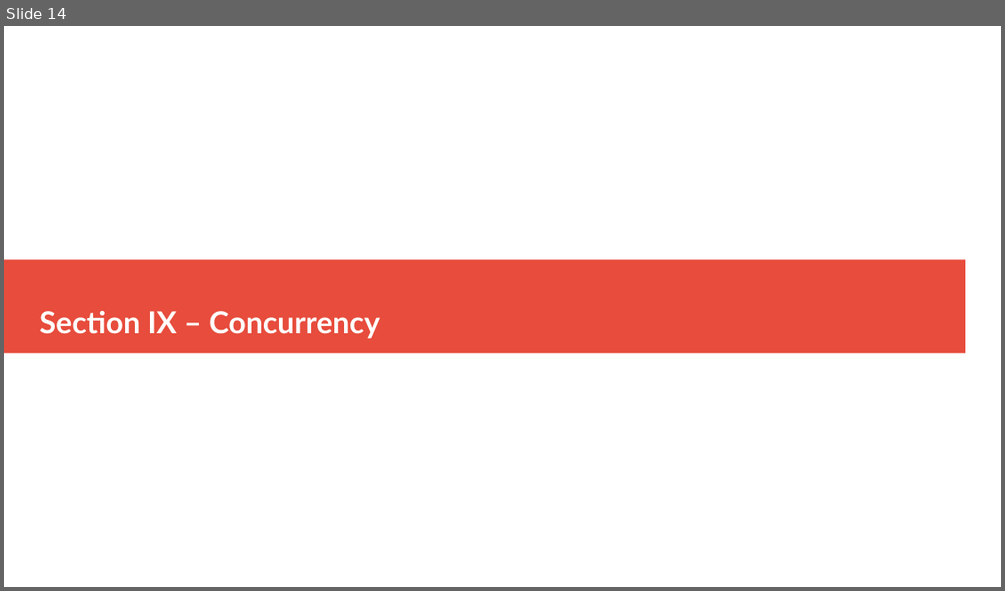
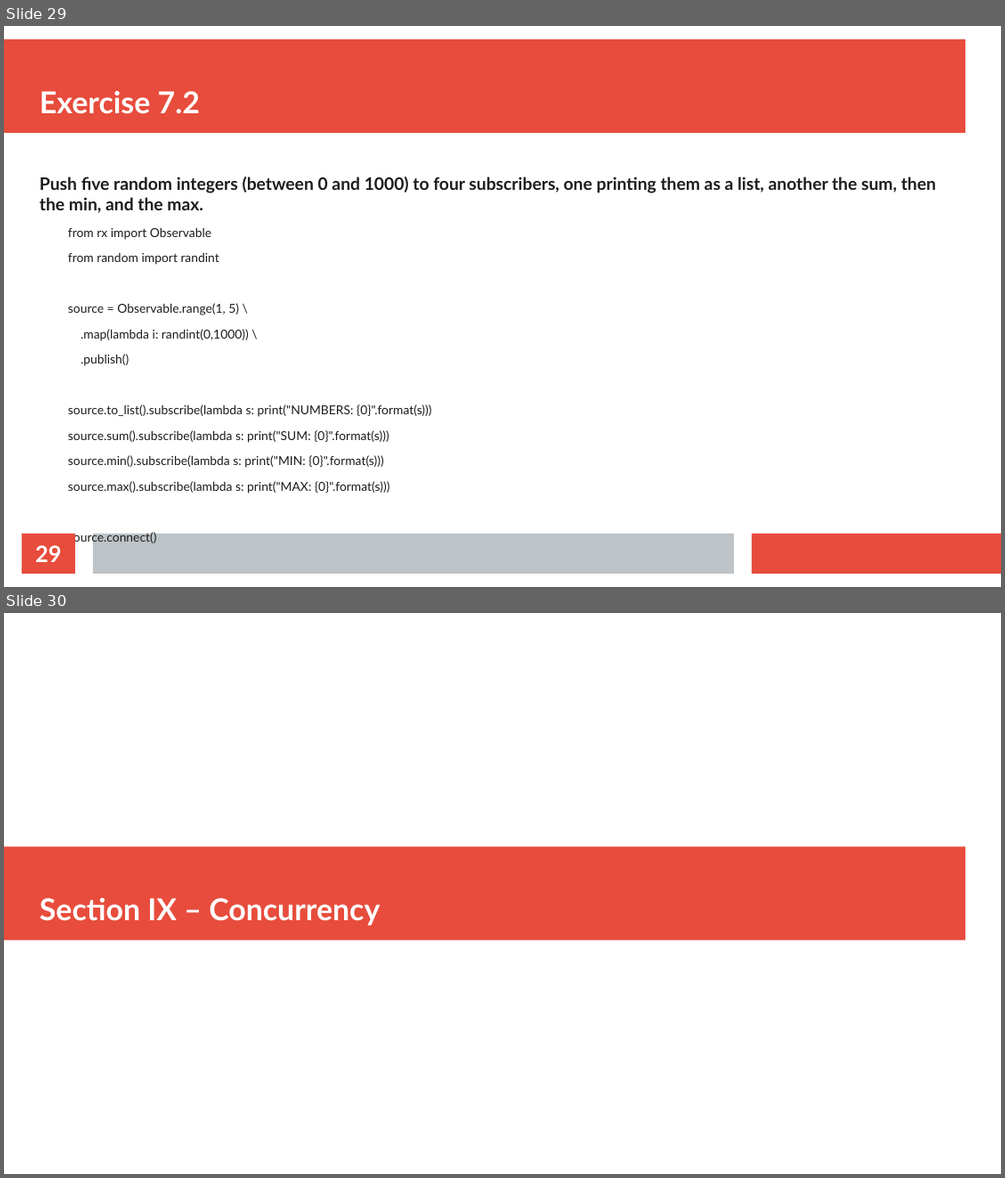
Before and after one commit to thomasnield/oreilly_reactive_python_for_data, a slide deck: resources/reactive_python_slides.odp. Shown one above the other, each under a label of ours: slide 14 before the commit, slides 29 and 30 after it. The pictures are 1005x591 and 1005x1178 pixels, drawn with LibreOffice and Linux fonts; fonts in the diff are those of the drawing. Boxes give left, top, right and bottom in pixels: in the first picture for what was removed or moved away, otherwise in the second. Text is boxed around its words. In the diff, an @@ line names an element or a change of style, - is before the commit and + after.

```diff
--- a/resources/reactive_python_slides.odp
+++ b/resources/reactive_python_slides.odp
@@ slide 29 added at <box>4,26,1001,587</box>, background #FFFFFF @@
@@ rectangle added at <box>4,39,965,133</box>, fill #E74C3C @@
@@ title added at <box>40,91,200,114</box>, 24 pt, text #FFFFFF, bold @@
+Exercise 7.2
@@ text added at <box>40,176,936,493</box>, 9.8 pt, text #1C1C1C @@
+Push five random integers (between 0 and 1000) to four subscribers, one printing them as a list, another the sum, then the min, and the max.
+  from rx import Observable
+  from random import randint
+  source = Observable.range(1, 5) \
+  .map(lambda i: randint(0,1000)) \
+  .publish()
+  source.to_list().subscribe(lambda s: print("NUMBERS: {0}".format(s)))
+  source.sum().subscribe(lambda s: print("SUM: {0}".format(s)))
+  source.min().subscribe(lambda s: print("MIN: {0}".format(s)))
+  source.max().subscribe(lambda s: print("MAX: {0}".format(s)))
+  source.connect()
@@ page number added at <box>22,533,75,573</box>, fill #E74C3C, 18 pt, text #FFFFFF, bold @@
+29
@@ rectangle added at <box>93,533,734,573</box>, fill #BDC3C7 @@
@@ rectangle added at <box>752,533,1001,573</box>, fill #E74C3C @@
@@ what was slide 14 is now slide 30 @@
```
Also in this commit, not shown: 2 slides changed, 15 other slides added.
